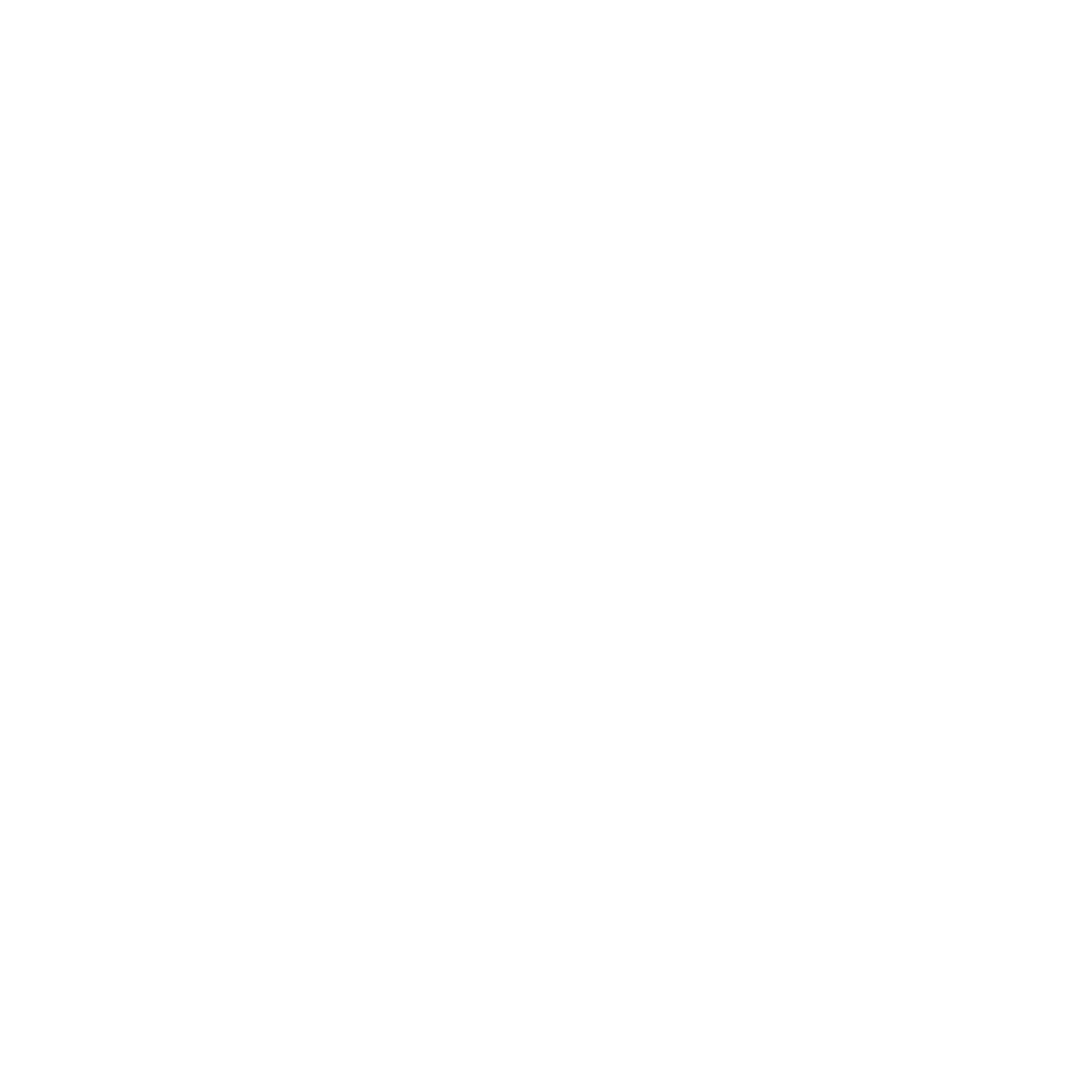
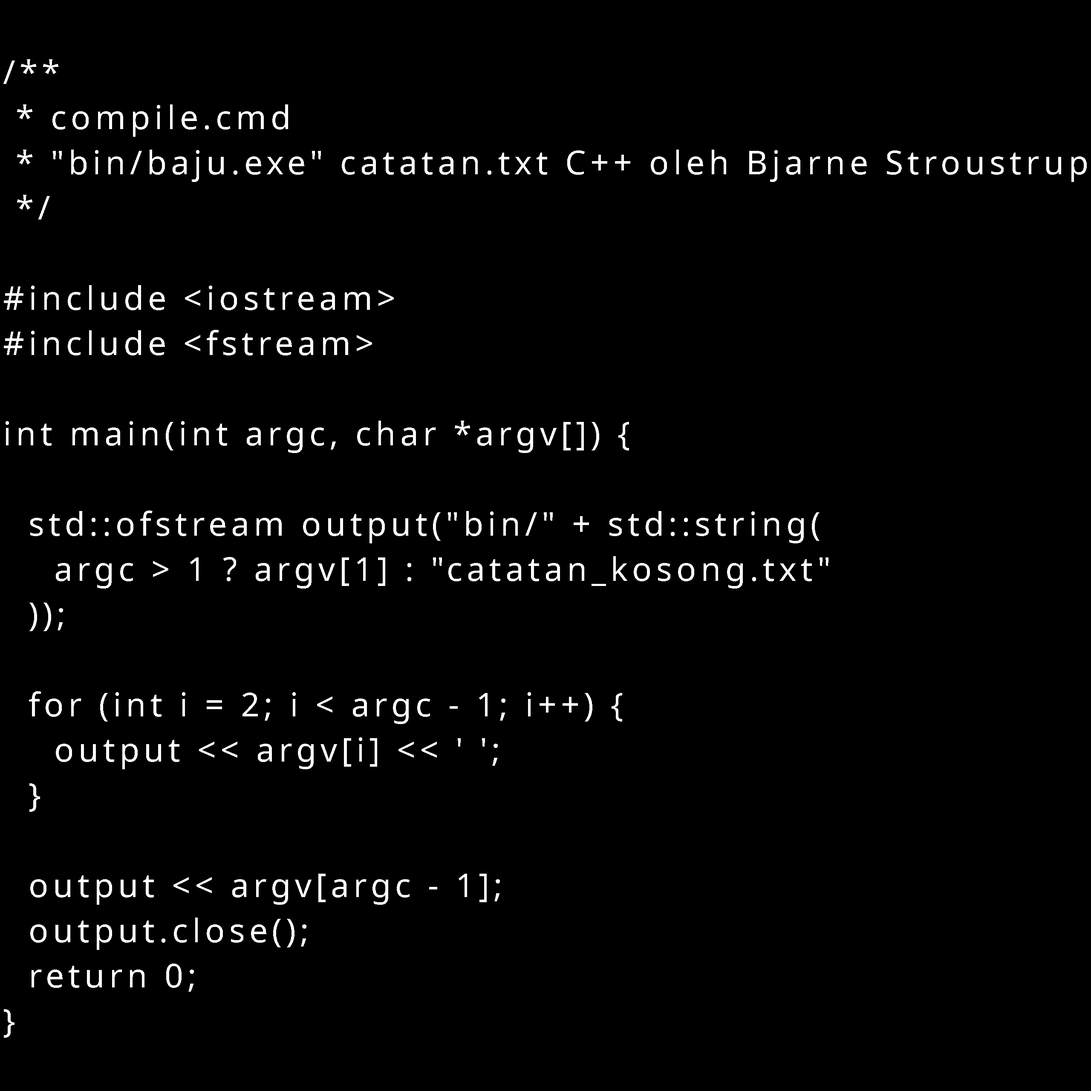
Comparing the layer stacks of the two w=1091, h=1091 images. Changes:
hid "black" over box(3, 59, 1088, 1039)
added layer "black-bg" above "white-bg" over box(0, 0, 1091, 1091)
renamed "background" to "white-bg", hid it, painted on it over box(0, 0, 1091, 1091)
